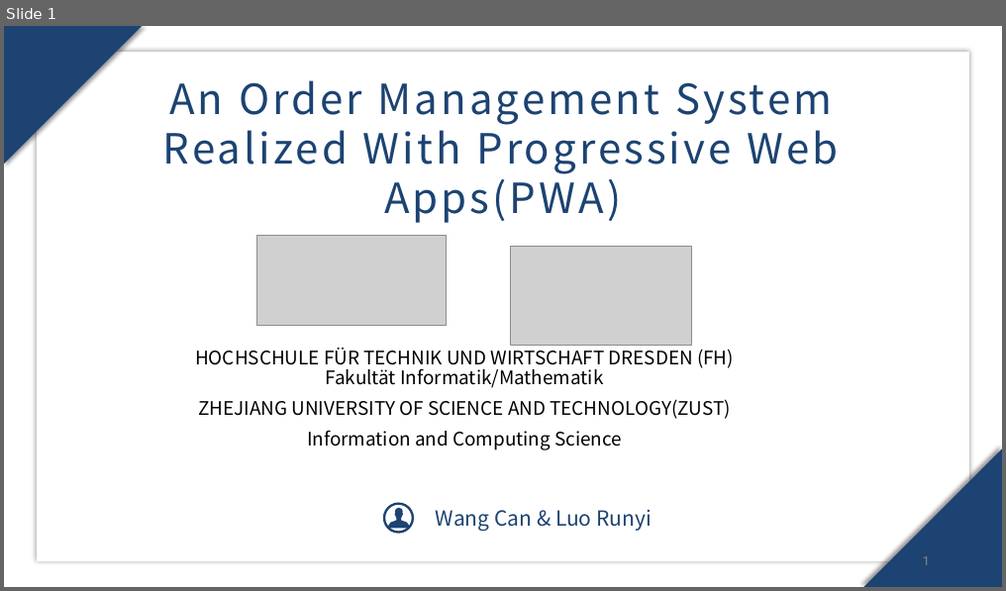
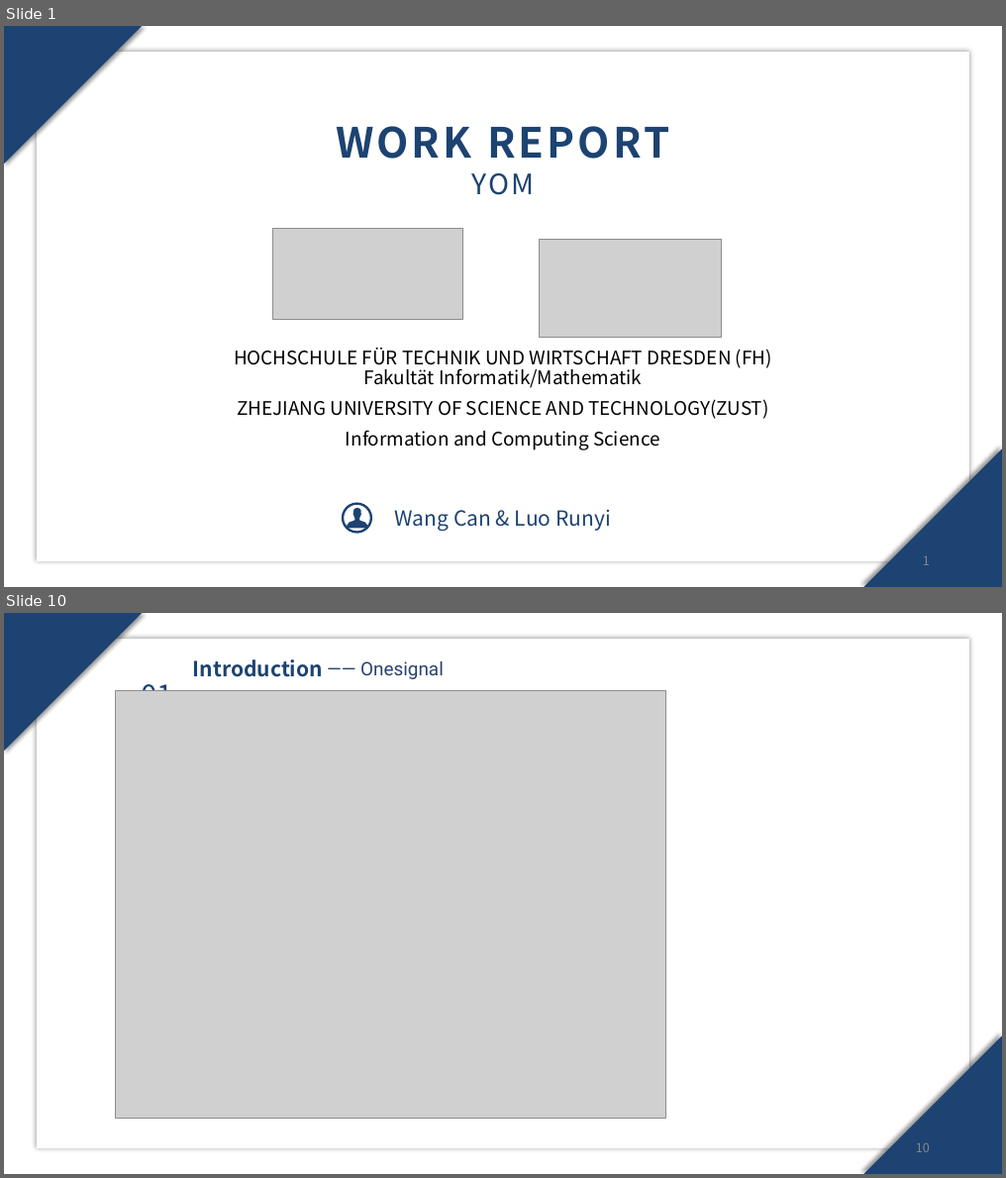
Before and after one commit to SuperRun/Yom, a slide deck: document/work report.pptx. Shown one above the other, each under a label of ours: slide 1 before the commit, slides 1 and 10 after it; the slides between them are not shown. The pictures are 1006x591 and 1006x1178 pixels, drawn with LibreOffice and Linux fonts; fonts in the diff are those of the drawing; grey boxes stand for pictures; background and template pictures are left out. Boxes give left, top, right and bottom in pixels: in the first picture for what was removed or moved away, otherwise in the second. Text is boxed around its words. In the diff, an @@ line names an element or a change of style, - is before the commit and + after.

Commit message:
work report

```diff
--- a/document/work report.pptx
+++ b/document/work report.pptx
@@ slide 10 added at <box>4,613,1002,1174</box>, background picture (left out) @@
@@ rectangle added at <box>4,613,1002,1174</box>, fill #FFFFFF at 39% opacity @@
@@ freeform shape added at <box>4,613,143,751</box>, fill #1C4372 @@
@@ rectangle added at <box>37,639,969,1149</box>, fill #FFFFFF @@
@@ text added at <box>193,660,323,677</box>, 20 pt, text #1C4372, bold @@
+Introduction
@@ text added at <box>360,662,444,679</box>, 18 pt, text #27426F @@
+—— Onesignal
@@ picture added at <box>116,691,665,1118</box> @@
@@ text added at <box>141,676,173,691</box>, 28 pt, text #1C4372 @@
+01
@@ freeform shape added at <box>863,1036,1002,1174</box>, fill #1C4372 @@
@@ page number added at <box>916,1144,930,1153</box>, 12 pt, text #888888 @@
+10
@@ slide 1 changed as well @@
@@ text at <box>336,126,669,195</box>: text changed; bold on @@
-An Order Management System Realized With Progressive Web Apps(PWA)
+WORK REPORT
+YOM
@@ picture: place and size @@
-picture at <box>256,235,447,325</box>
+picture at <box>273,229,463,319</box>
@@ picture: place and size @@
-picture at <box>510,247,692,345</box>
+picture at <box>540,240,721,338</box>
@@ subtitle "HOCHSCHULE FÜR TECHNIK UND WIRTSCHAFT ...": place and size @@
-subtitle "HOCHSCHULE FÜR TECHNIK UND WIRTSCHAFT ..." at <box>195,345,734,451</box>
+subtitle "HOCHSCHULE FÜR TECHNIK UND WIRTSCHAFT ..." at <box>234,348,772,451</box>
@@ 1 text, 1 freeform shape, 1 ellipse: place and size @@
-1 text, 1 freeform shape, 1 ellipse at <box>384,503,651,532</box>
+1 text, 1 freeform shape, 1 ellipse at <box>343,503,611,532</box>
```
Also in this commit, not shown: 2 other slides changed, 9 other slides added, 10 slides removed.
